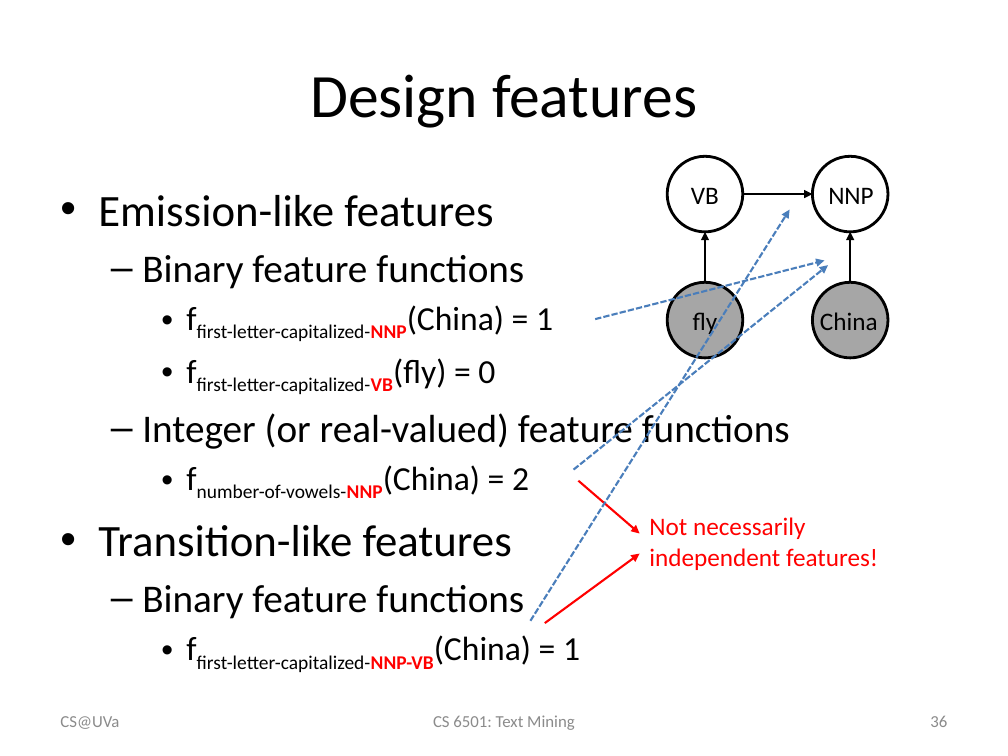
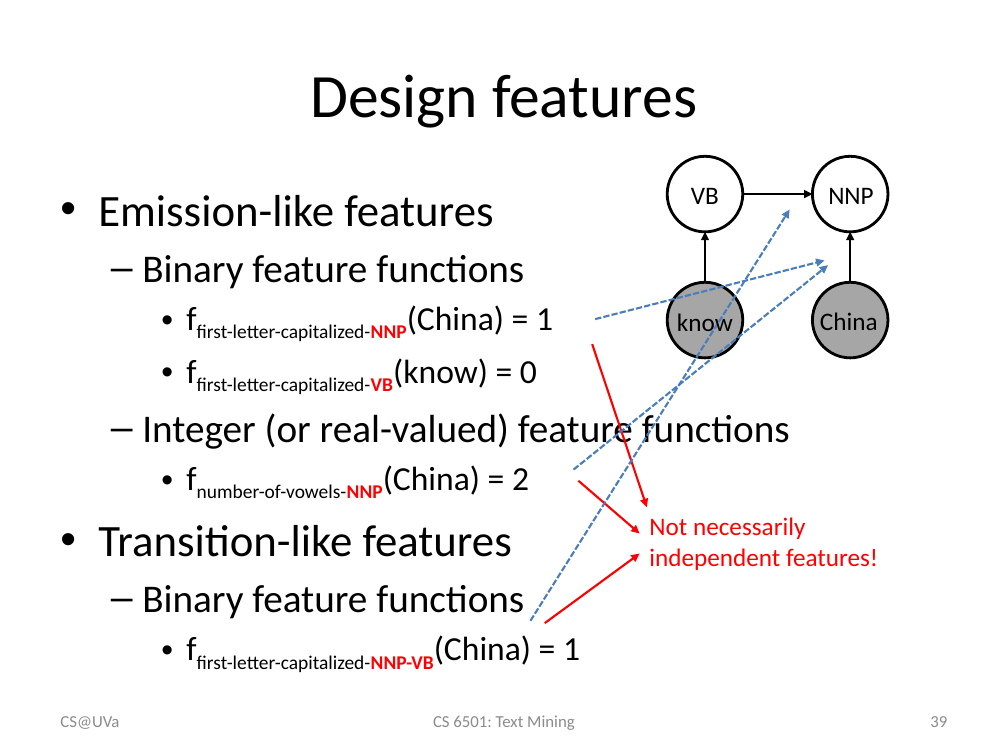
Before and after one commit to wang296/CS6501-Text-Mining, a slide deck: slide 39 of docs/POSTagging-SequenceLabeling.pptx (slide 36 before the commit). Drawn at 1008x756 pixels with LibreOffice and Linux fonts; fonts in the diff are those of the drawing. Boxes give left, top, right and bottom in pixels: in the first picture for what was removed or moved away, otherwise in the second. Text is boxed around its words. In the diff, an @@ line names an element or a change of style, - is before the commit and + after.

Commit message:
%1

```diff
--- a/docs/POSTagging-SequenceLabeling.pptx
+++ b/docs/POSTagging-SequenceLabeling.pptx
@@ text added at box(677, 310, 733, 337), 18 pt, text #000000 @@
+know
@@ text in ellipse at box(693, 312, 718, 336): text removed @@
-fly
@@ text at box(197, 358, 537, 394): text changed @@
-    • ffirst-letter-capitalized-VB(fly) = 0
+    • ffirst-letter-capitalized-VB(know) = 0
@@ arrow added from (593, 344) to (647, 507), #FF0000 1.5 pt @@
@@ page number at box(930, 716, 947, 727): text changed @@
-36
+39
```
Also in this commit, not shown: 7 other slides changed, 5 slides added.
